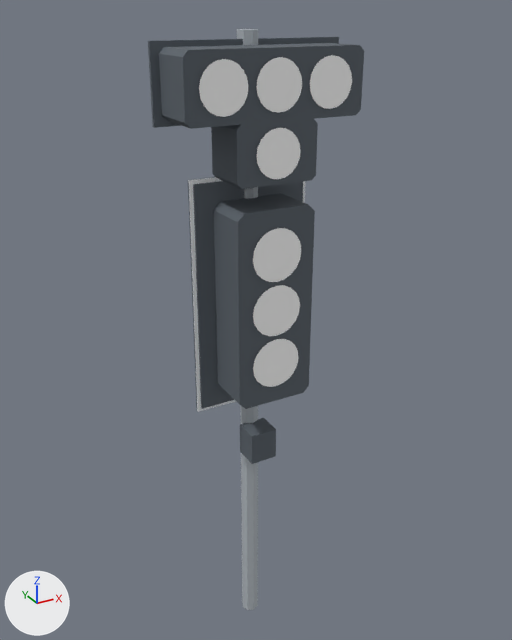
Before and after pictures for a commit that changed the glTF model game_godot/models/street/traffic_light_tram.glb.
Before and after are seen from a camera (50 mm lens) standing at (-2.57, -4.81, 5.54) and looking at (0.07, -0.01, 3.14). Lighting does not change. The marker at lower left points along +X, +Y and +Z. The first picture is the older version. Where no turn or scale is listed for an object, it has been applied to the vertices. Vertices at exactly the same position are counted once.

Names of what the first picture shows: 'aperture_green', 'aperture_red', 'aperture_tram_bottom', 'aperture_tram_left', 'aperture_tram_mid', 'aperture_tram_right', 'aperture_yellow', 'body'.
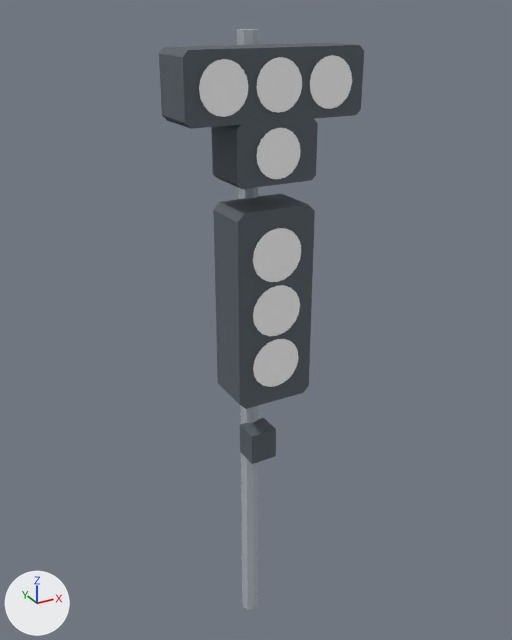
Commit message: Remove traffic signal backing boards

Changed parts and their boxes (x1, y1, x2, y2) in the pictures (512 x 640 px):
'body', reshaped
    before: (148, 29, 364, 610)
    after: (159, 29, 364, 610)
part 1 of me_mesh_0, deleted
    before: (188, 177, 305, 412)
part 2 of me_mesh_0, deleted
    before: (193, 181, 303, 409)
part 3 of me_mesh_0, deleted
    before: (148, 37, 339, 128)

Patch to the scene script:
```diff
--- a/game_godot/models/street/traffic_light_tram.glb.py
+++ b/game_godot/models/street/traffic_light_tram.glb.py
@@ me_mesh_0 @@
 # used by ob_body; location = (0.0, 0.0, 0.0)
-me_mesh_0.from_pydata(...)  # 116 vertices, 208 faces; spans x -0.76..0.76, y -0.45..0.08, z 0.0..5.4
+me_mesh_0.from_pydata(...)  # 72 vertices, 124 faces; spans x -0.7..0.7, y -0.45..0.08, z 0.0..5.4
+# me_mesh_0 part 1: the loose piece of 28 vertices spanning x -0.5..0.5, y -0.03..0.0, z 2.42..4.38 is deleted
+# me_mesh_0 part 2: the loose piece of 8 vertices spanning x -0.47..0.47, y -0.05..-0.01, z 2.45..4.35 is deleted
+# me_mesh_0 part 3: the loose piece of 8 vertices spanning x -0.76..0.76, y -0.05..-0.01, z 4.78..5.34 is deleted
 me_mesh_0.materials.append(mat_signal_body)
```
